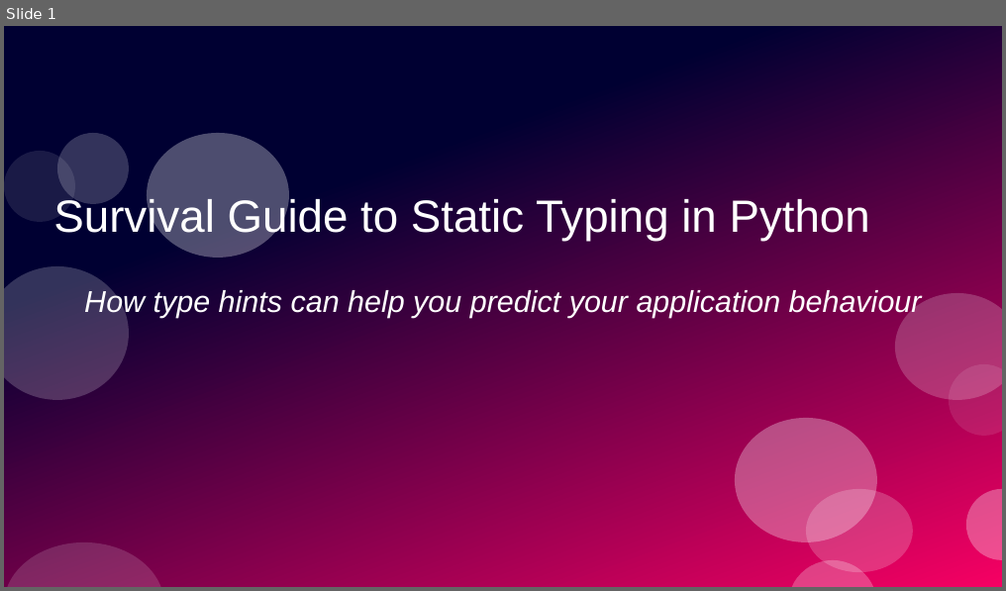
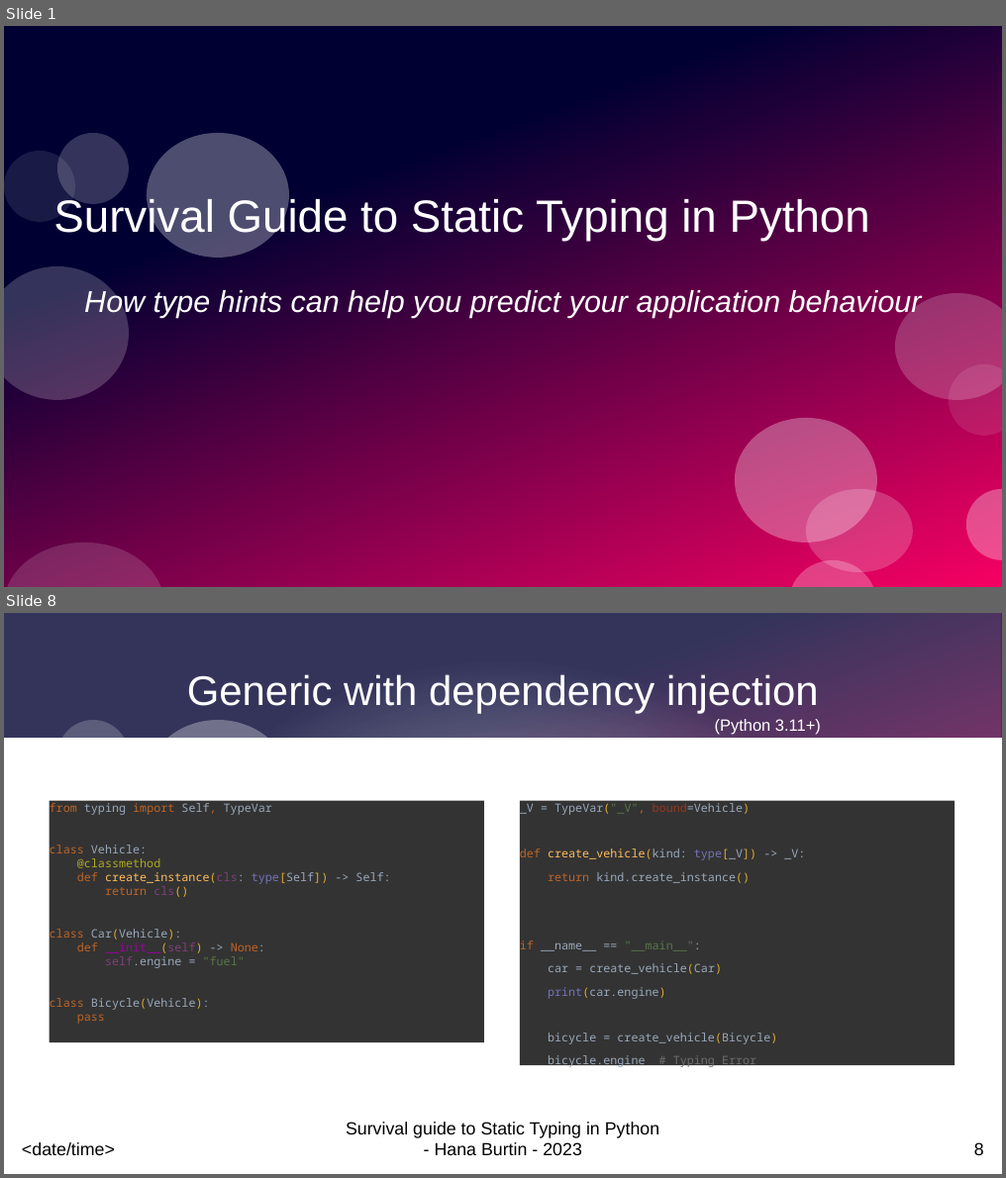
Before and after one commit to HanaPoulpe/survivalGuideToStaticTyping, a slide deck: presentation.odp. Shown one above the other, each under a label of ours: slide 1 before the commit, slides 1 and 8 after it; the slides between them are not shown. The pictures are 1006x591 and 1006x1178 pixels, drawn with LibreOffice and Linux fonts; fonts in the diff are those of the drawing. Boxes give left, top, right and bottom in pixels: in the first picture for what was removed or moved away, otherwise in the second. Text is boxed around its words. In the diff, an @@ line names an element or a change of style, - is before the commit and + after.

Commit message:
Update slides for `Self`

```diff
--- a/presentation.odp
+++ b/presentation.odp
@@ slide 8 added at [4, 613, 1002, 1174], background #FFFFFF; not listed: 4 template elements that a slide beside it also shows @@
@@ rectangle added at [4, 613, 1001, 1174], fill gradient #FFFFFF @@
@@ title added at [187, 674, 819, 713], 33 pt, text #FFFFFF @@
+Generic with dependency injection
@@ ellipse added at [148, 720, 289, 845], fill #FFFFFF at 30% opacity @@
@@ text added at [715, 719, 821, 735], 13 pt, text #FFFFFF @@
+(Python 3.11+)
@@ rectangle added at [4, 738, 1002, 1174], fill #FFFFFF @@
@@ text added at [50, 800, 484, 1043], fill #333333, 9.2 pt, text #99A8BA @@
+from typing import Self, TypeVar
+class Vehicle:
+@classmethod
+def create_instance(cls: type[Self]) -> Self:
+return cls()
+class Car(Vehicle):
+def __init__(self) -> None:
+self.engine = "fuel"
+class Bicycle(Vehicle):
+pass
@@ text added at [520, 800, 954, 1065], fill #333333, 9.2 pt, text #99A8BA @@
+_V = TypeVar("_V", bound=Vehicle)
+def create_vehicle(kind: type[_V]) -> _V:
+return kind.create_instance()
+if __name__ == "__main__":
+car = create_vehicle(Car)
+print(car.engine)
+bicycle = create_vehicle(Bicycle)
+bicycle.engine # Typing Error
@@ text added at [22, 1143, 115, 1157], 14 pt, text #000000 @@
+<date/time>
@@ text added at [346, 1122, 659, 1156], 14 pt, text #000000 @@
+Survival guide to Static Typing in Python - Hana Burtin - 2023
@@ page number added at [974, 1143, 984, 1156], 14 pt, text #000000 @@
+8
```
Also in this commit, not shown: 1 slide changed.
